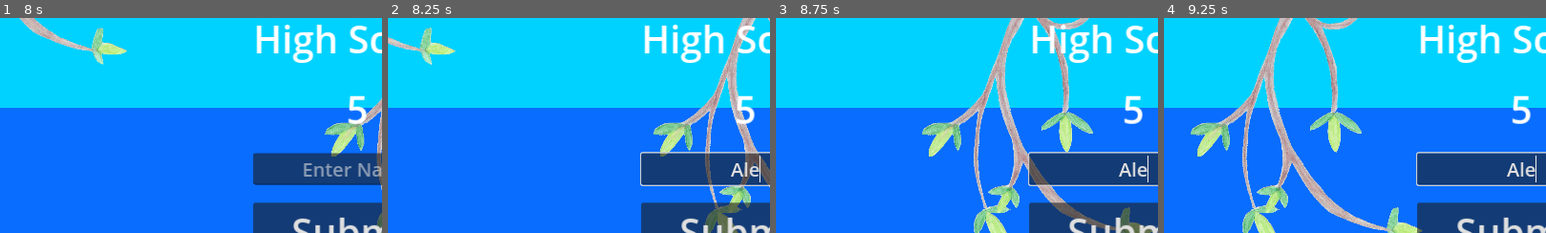
Above: before the commit, frames 1-4 (left to right).
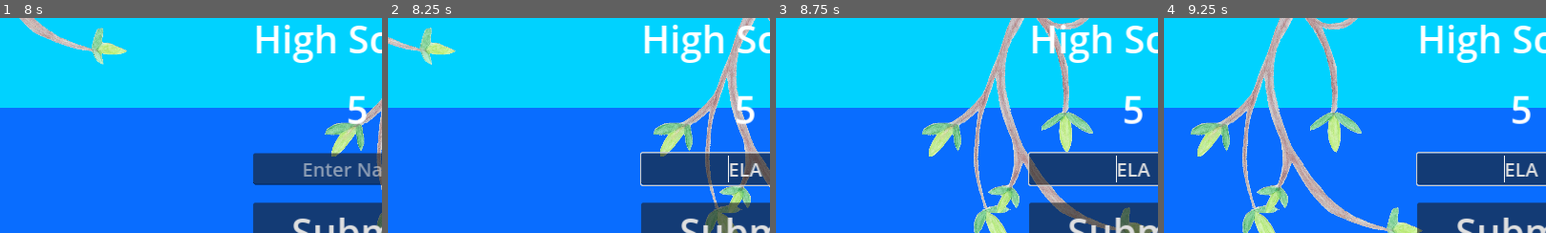
Above: after the commit, the same moments.

Repository: Aveli-games/splashy-fish
Game: Godot game, scene res://main.tscn
The game is run twice, just before and just after one commit, with the same random seed, the same clock (stepped at 60 frames per second) and the same inputs. Sound files missing from this copy of the repository are replaced by a short silence.
Inputs (mouse positions are % of the whole screen's width and height, from its top left):
- Up to frame 1 (8 s): click "Start" at 0.5 s; hold W (swim_up) 1.28-2.03 s; hold S (swim_down) 2.03-2.78 s; hold W (swim_up) 2.78-4.28 s; hold S (swim_down) 4.28-6.53 s; hold W (swim_up) from 6.53 s (still down)
- Up to frame 2 (8.25 s): release W (swim_up) at 8 s; click (50, 52) at 8.02 s; type "Alex" at 8.1 s
- Up to frame 3 (8.75 s): no input
- Up to frame 4 (9.25 s): hold W (swim_up) from 8.78 s (still down)
The pictures show only the part of the screen within x 3-53%, y 17-67%; the shares and areas given below are measured in that part.

Frame 1 is identical in both runs. In frame 2, 0.4% of the frame differs, in the area x 89-98%, y 64-77%; in frame 3, 0.4%; in frame 4, 0.4%.

Commit message:
Force upper case on initials input

Diff:
--- a/hud.tscn
+++ b/hud.tscn
@@ -1,9 +1,10 @@
-[gd_scene load_steps=5 format=3 uid="uid://x3oe10u0lnm6"]
+[gd_scene load_steps=6 format=3 uid="uid://x3oe10u0lnm6"]
 
 [ext_resource type="Script" path="res://hud.gd" id="1_08byj"]
 [ext_resource type="Script" path="res://local_leaderboard.gd" id="2_612nh"]
 [ext_resource type="PackedScene" uid="uid://cp6swo8p0hpag" path="res://game_score.tscn" id="2_le2dc"]
 [ext_resource type="Script" path="res://high_scores.gd" id="3_cdame"]
+[ext_resource type="Script" path="res://name_entry.gd" id="5_a5jol"]
 
 [node name="HUD" type="CanvasLayer"]
 script = ExtResource("1_08byj")
@@ -151,6 +152,7 @@
 placeholder_text = "Enter Name"
 alignment = 1
 max_length = 3
+script = ExtResource("5_a5jol")
 
 [node name="NameSubmitButton" type="Button" parent="HighScoreEntry"]
 layout_mode = 2
@@ -163,4 +165,5 @@
 [connection signal="timeout" from="GameScreen/MessageTimer" to="." method="_on_message_timer_timeout"]
 [connection signal="visibility_changed" from="LocalLeaderboard" to="LocalLeaderboard" method="_on_visibility_changed"]
 [connection signal="pressed" from="LocalLeaderboard/MainMenuButton" to="." method="_on_main_menu_button_pressed"]
+[connection signal="text_changed" from="HighScoreEntry/NameEntry" to="HighScoreEntry/NameEntry" method="_on_text_changed"]
 [connection signal="pressed" from="HighScoreEntry/NameSubmitButton" to="." method="_on_name_submit_button_pressed"]
--- /dev/null
+++ b/name_entry.gd
@@ -0,0 +1,15 @@
+extends LineEdit
+
+
+# Called when the node enters the scene tree for the first time.
+func _ready():
+	pass # Replace with function body.
+
+
+# Called every frame. 'delta' is the elapsed time since the previous frame.
+func _process(delta):
+	pass
+
+
+func _on_text_changed(new_text):
+	text = new_text.to_upper()
